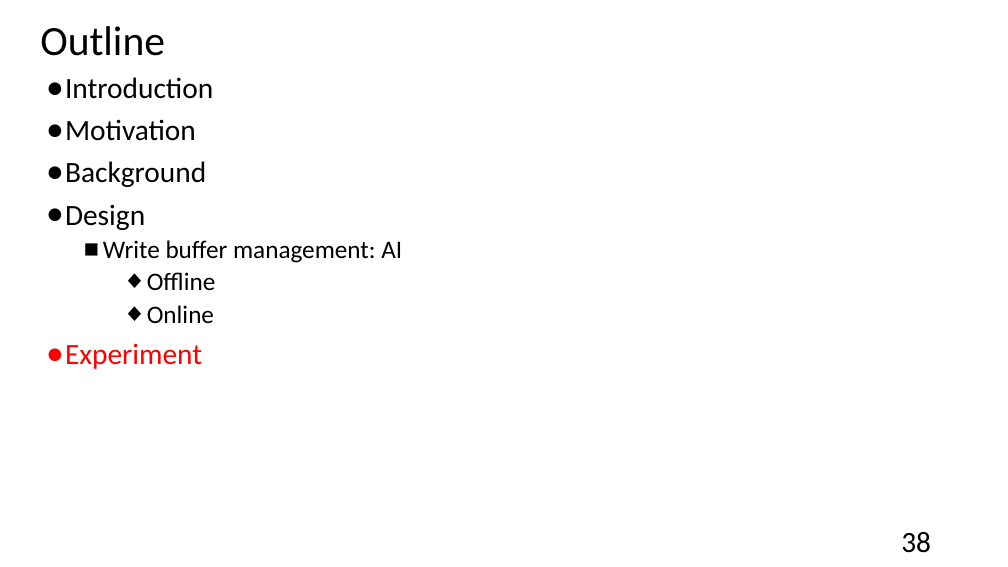
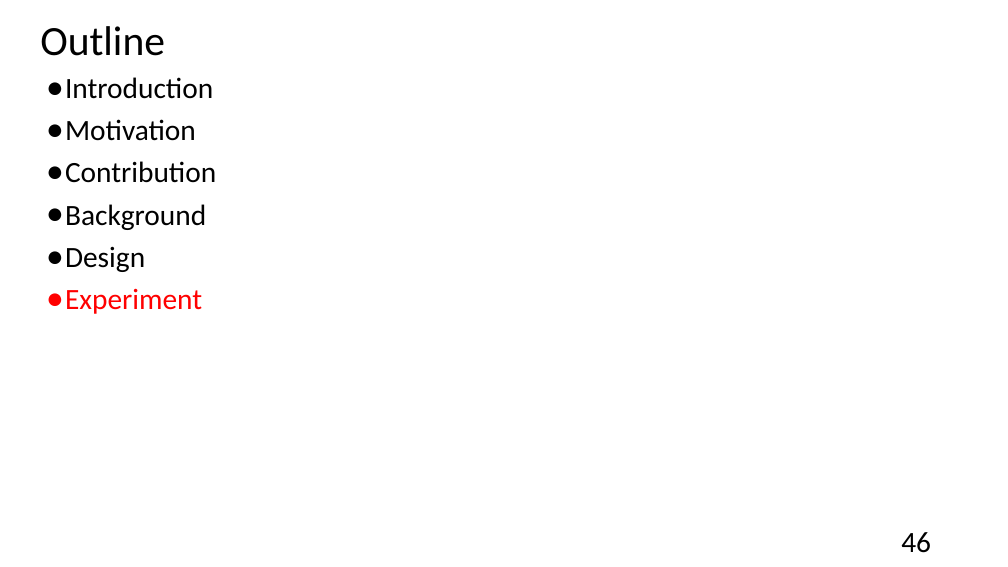
Before and after one commit to andrew841018/disksim_github, a slide deck: slide 46 of 論文相關/my paper.pptx (slide 38 before the commit). Drawn at 1008x567 pixels with LibreOffice and Linux fonts; fonts in the diff are those of the drawing. Boxes give left, top, right and bottom in pixels: in the first picture for what was removed or moved away, otherwise in the second. Text is boxed around its words. In the diff, an @@ line names an element or a change of style, - is before the commit and + after.

```diff
--- a/論文相關/my paper.pptx
+++ b/論文相關/my paper.pptx
@@ text at [65, 161, 216, 183]: paragraph added @@
+● Contribution
@@ text at [103, 240, 402, 323]: paragraphs removed @@
-  ■ Write buffer management: AI
-    ◆ Offline
-    ◆ Online
@@ page number at [901, 532, 931, 553]: text changed @@
-38
+46
```
Also in this commit, not shown: 28 other slides changed, 18 slides added, 9 slides removed, 16 other files.
